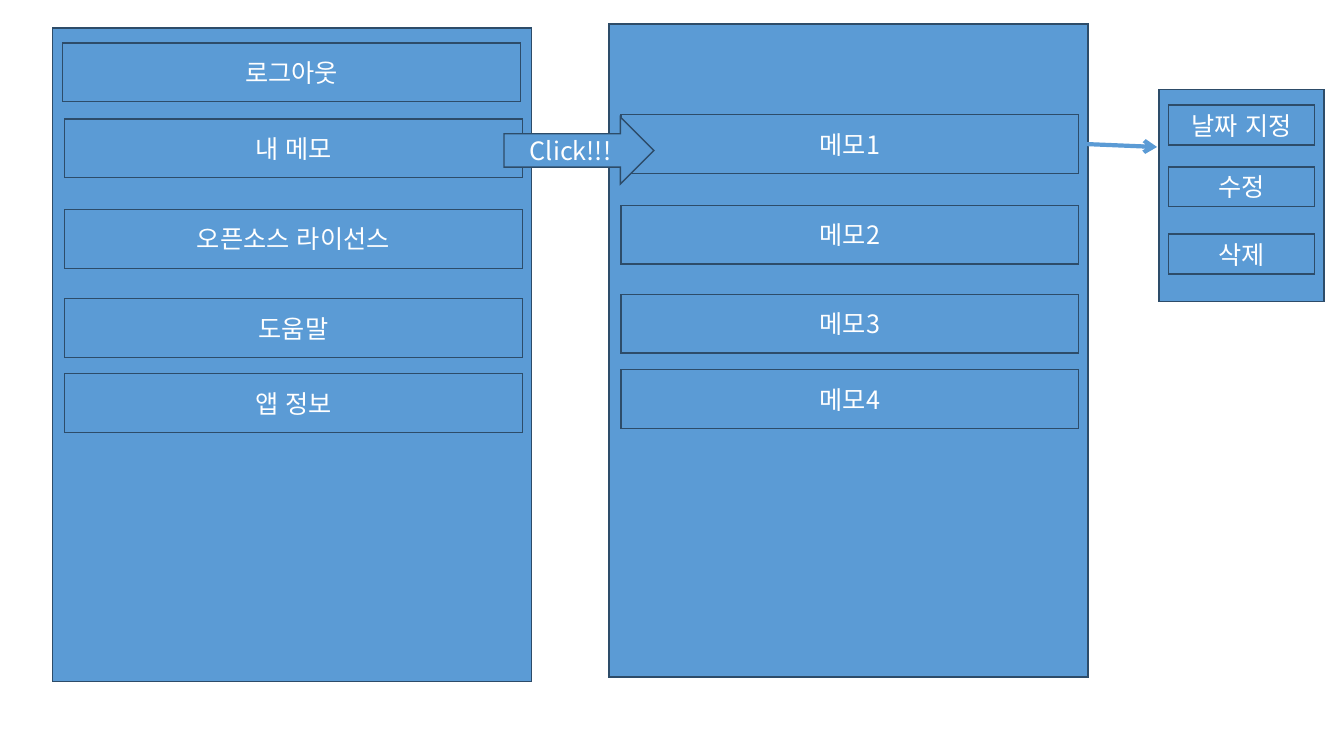
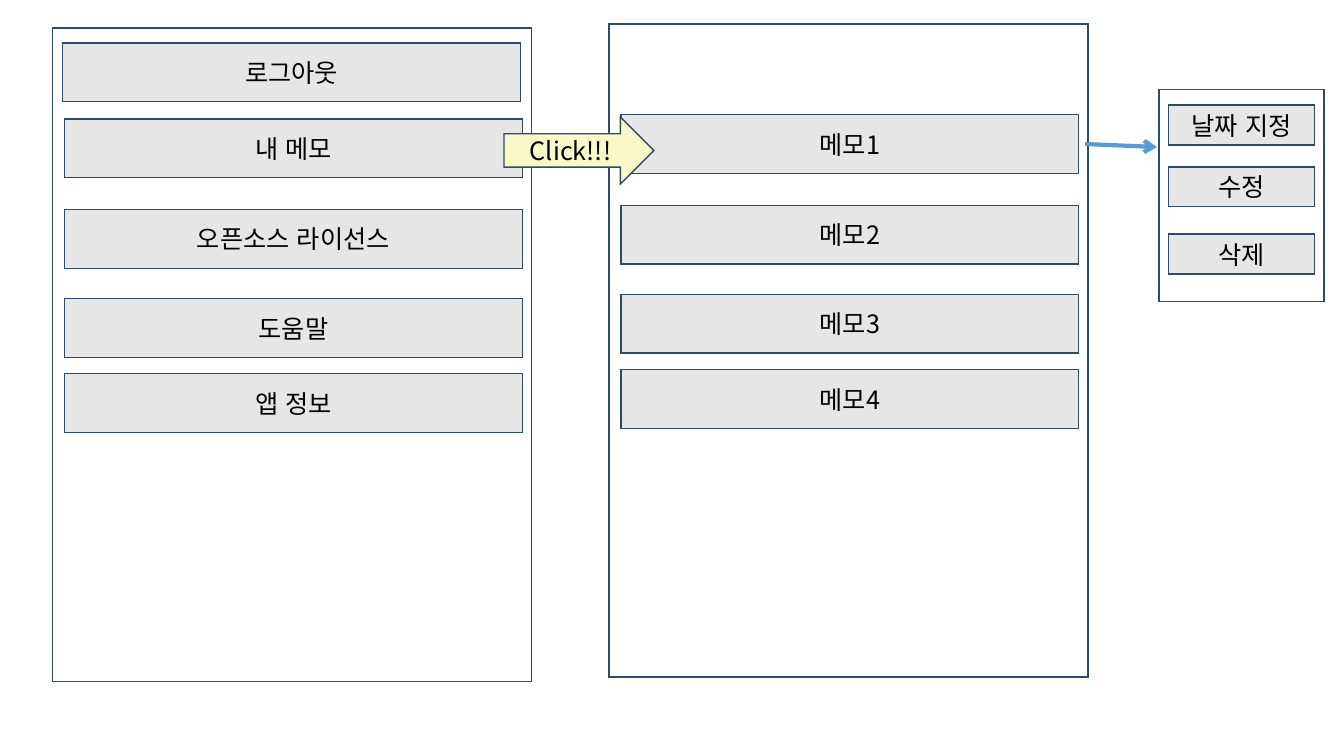
Before and after one commit to bluesky0960/KookMiNi, a slide deck: slide 12 of 오픈소스 기획서ver.1.pptx. Drawn at 1344x756 pixels with LibreOffice and Linux fonts; fonts in the diff are those of the drawing. Boxes give left, top, right and bottom in pixels: in the first picture for what was removed or moved away, otherwise in the second. Text is boxed around its words. In the diff, an @@ line names an element or a change of style, - is before the commit and + after.

```diff
--- a/오픈소스 기획서ver.1.pptx
+++ b/오픈소스 기획서ver.1.pptx
@@ fill #5B9BD5 to #FFFFFF in 3 elements at [609, 24, 1088, 678], [1159, 90, 1325, 301], [52, 28, 531, 682] @@
@@ right arrow "Click!!!" at [504, 117, 654, 184]: text colour #FFFFFF to #000000; fill #5B9BD5 to #F9F9C7 @@
@@ text colour #FFFFFF to #000000; fill #5B9BD5 to #E6E6E6 in 12 elements at [63, 43, 520, 102], [65, 119, 522, 177], [65, 210, 522, 268], [65, 298, 522, 357], [65, 374, 522, 433], [621, 115, 1079, 173], [621, 206, 1079, 264], [621, 294, 1079, 353], [621, 370, 1079, 429], [1169, 105, 1315, 145], [1169, 167, 1315, 208], [1169, 234, 1315, 274] @@
```
Also in this commit, not shown: 4 other slides changed, 1 slide added, 2 other files.
